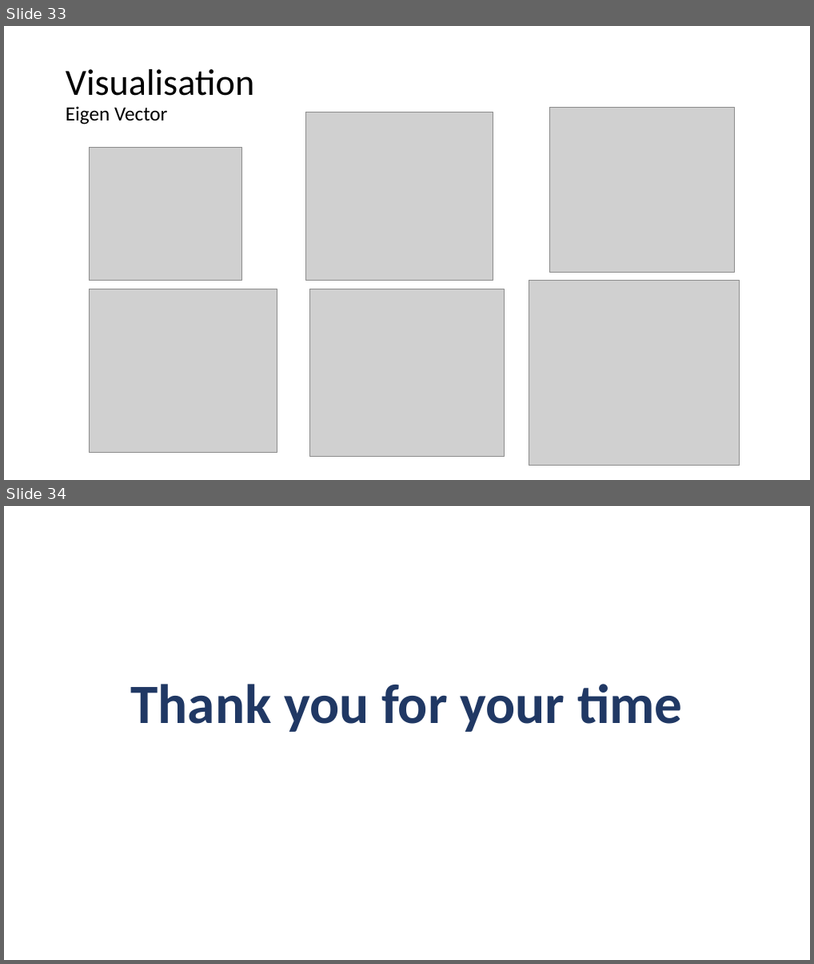
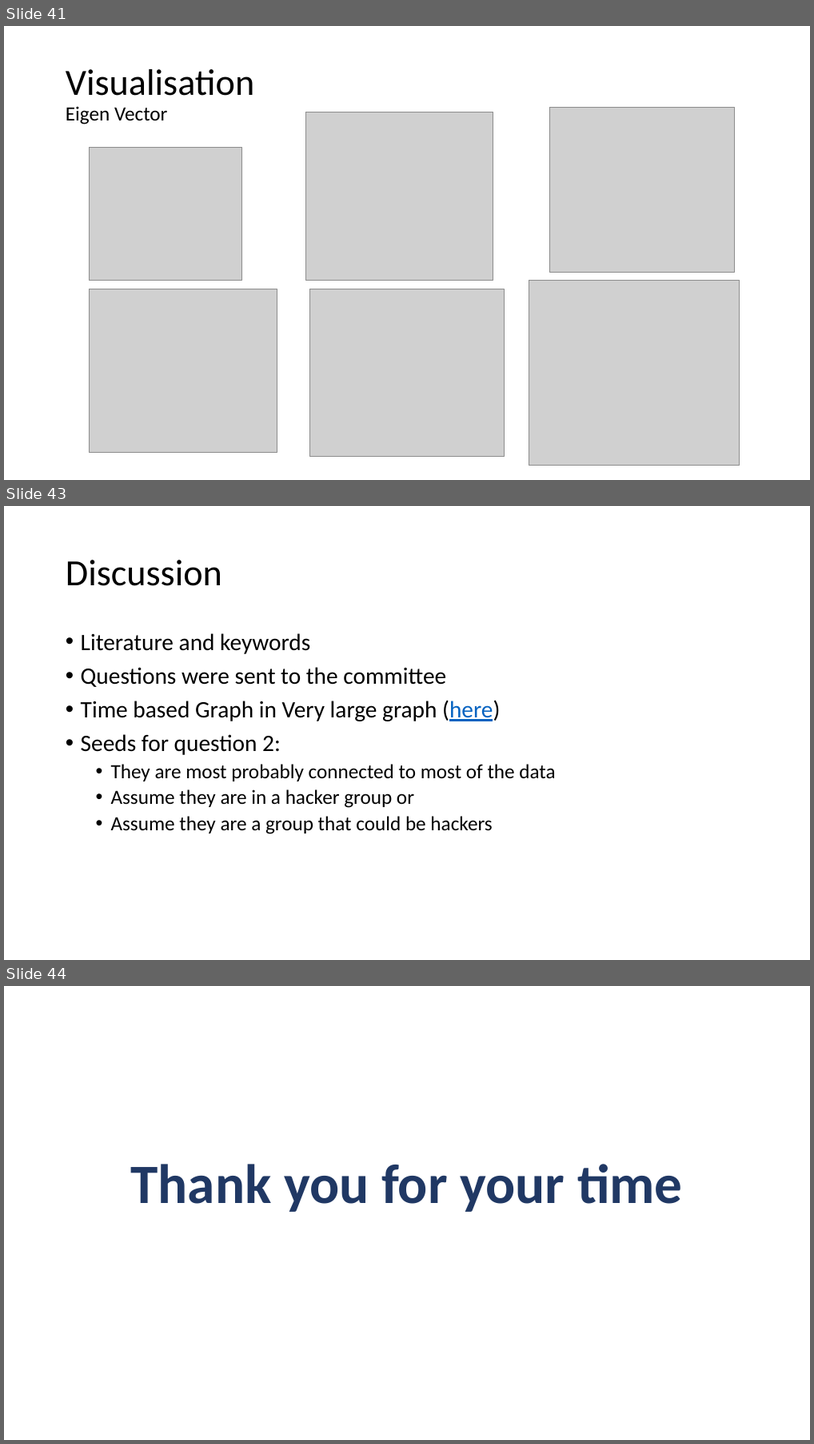
Before and after one commit to AtrayeeNeog/Visualization_2019-20, a slide deck: Documentation/Presentation/Project_Presentation_v2.pptx. Shown one above the other, each under a label of ours: slides 33 and 34 before the commit, slides 41, 43 and 44 after it; the slides between them are not shown. The pictures are 814x964 and 814x1444 pixels, drawn with LibreOffice and Linux fonts; fonts in the diff are those of the drawing; grey boxes stand for pictures. Boxes give left, top, right and bottom in pixels: in the first picture for what was removed or moved away, otherwise in the second. Text is boxed around its words. In the diff, an @@ line names an element or a change of style, - is before the commit and + after.

```diff
--- a/Documentation/Presentation/Project_Presentation_v2.pptx
+++ b/Documentation/Presentation/Project_Presentation_v2.pptx
@@ slide 43 added at <box>4,506,810,960</box>, background #FFFFFF @@
@@ title added at <box>66,560,222,586</box>, 44 pt, text #000000 @@
+Discussion
@@ text added at <box>81,633,555,834</box>, 24 pt, text #000000 @@
+• Literature and keywords
+• Questions were sent to the committee
+• Time based Graph in Very large graph (here)
+• Seeds for question 2:
+  • They are most probably connected to most of the data
+  • Assume they are in a hacker group or
+  • Assume they are a group that could be hackers
@@ what was slide 33 is now slide 41 @@
@@ what was slide 34 is now slide 44 @@
```
Also in this commit, not shown: 1 slide changed, 9 other slides added.
